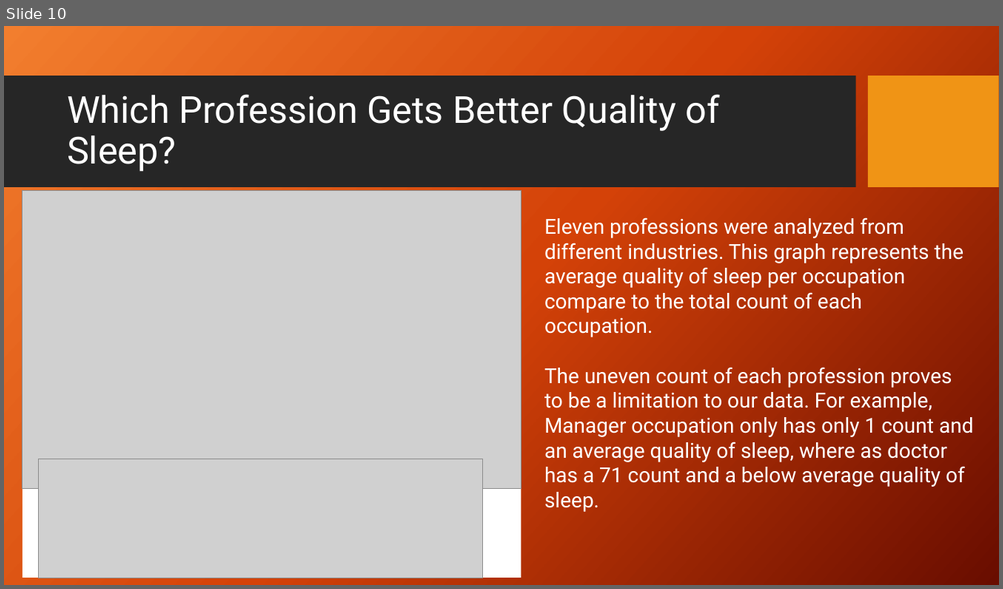
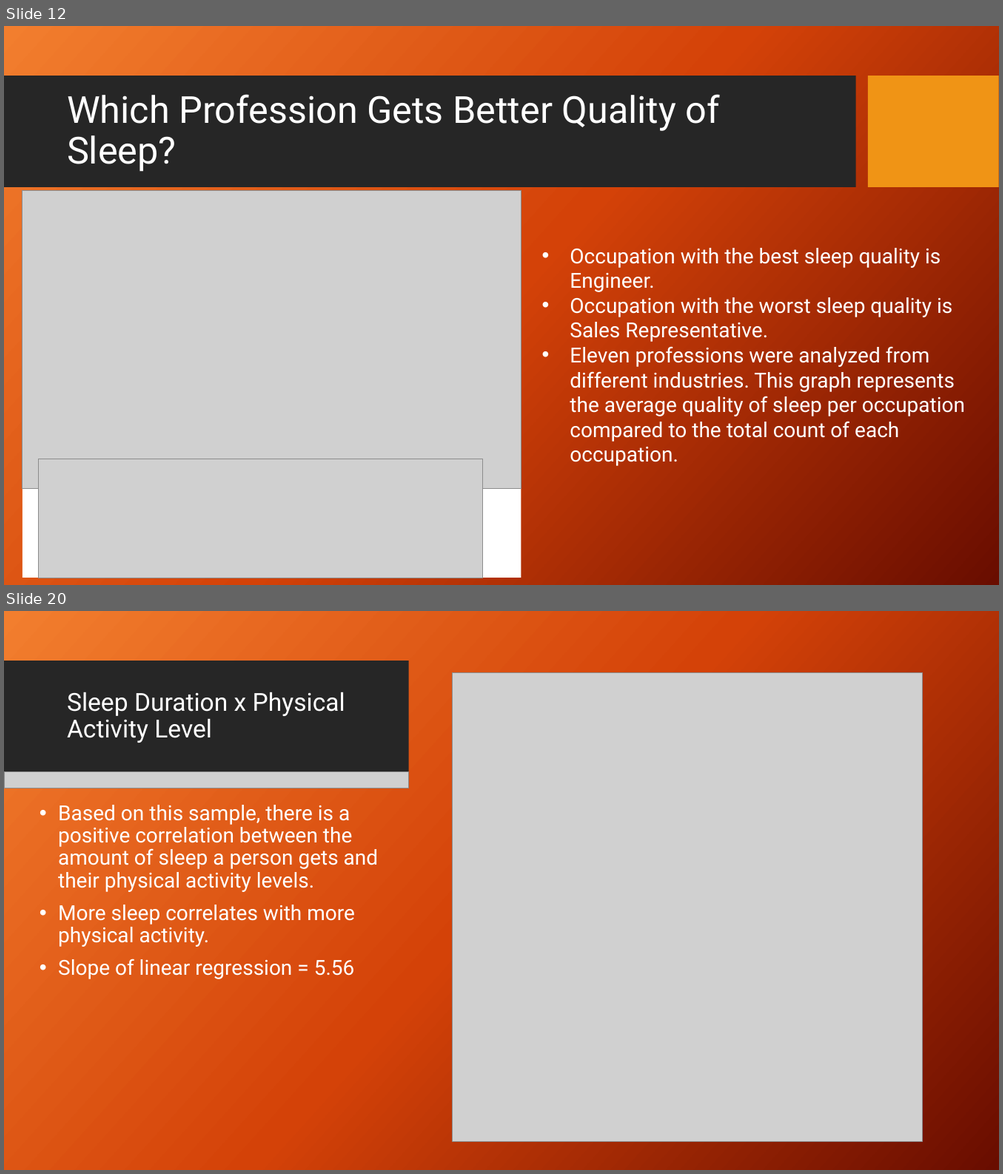
Before and after one commit to jaredsletto/Project_1, a slide deck: Project 1 - Sleep Project.pptx. Shown one above the other, each under a label of ours: slide 10 before the commit, slides 12 and 20 after it; the slides between them are not shown. The pictures are 1003x589 and 1003x1174 pixels, drawn with LibreOffice and Linux fonts; fonts in the diff are those of the drawing; grey boxes stand for pictures; background and template pictures are left out. Boxes give left, top, right and bottom in pixels: in the first picture for what was removed or moved away, otherwise in the second. Text is boxed around its words. In the diff, an @@ line names an element or a change of style, - is before the commit and + after.

```diff
--- a/Project 1 - Sleep Project.pptx
+++ b/Project 1 - Sleep Project.pptx
@@ slide 20 added at [4, 611, 999, 1170], background picture (left out); not listed: 2 template elements that a slide beside it also shows @@
@@ rectangle added at [4, 611, 999, 1170], fill gradient #F18031 to #D54209 to #6A0D00 @@
@@ rectangle added at [4, 661, 408, 773], fill #262626 @@
@@ picture added at [452, 672, 922, 1142] @@
@@ title added at [67, 692, 345, 743], 24 pt, text #FFFFFF @@
+Sleep Duration x Physical Activity Level
@@ picture added at [4, 772, 408, 788] @@
@@ text added at [58, 805, 378, 980], 20 pt, text #FFFFFF @@
+• Based on this sample, there is a positive correlation between the amount of sleep a person gets and their physical activity levels.
+• More sleep correlates with more physical activity.
+• Slope of linear regression = 5.56
@@ what was slide 10 is now slide 12 @@
@@ slide 12 changed as well @@
@@ text at [569, 248, 965, 466]: text changed @@
-Eleven professions were analyzed from different industries. This graph represents the average quality of sleep per occupation compare to the total count of each occupation.
-The uneven count of each profession proves to be a limitation to our data. For example, Manager occupation only has only 1 count and an average quality of sleep, where as doctor has a 71 count and a below average quality of sleep.
+• Occupation with the best sleep quality is Engineer.
+• Occupation with the worst sleep quality is Sales Representative.
+• Eleven professions were analyzed from different industries. This graph represents the average quality of sleep per occupation compared to the total count of each occupation.
```
Also in this commit, not shown: 3 other slides changed, 12 other slides added.
